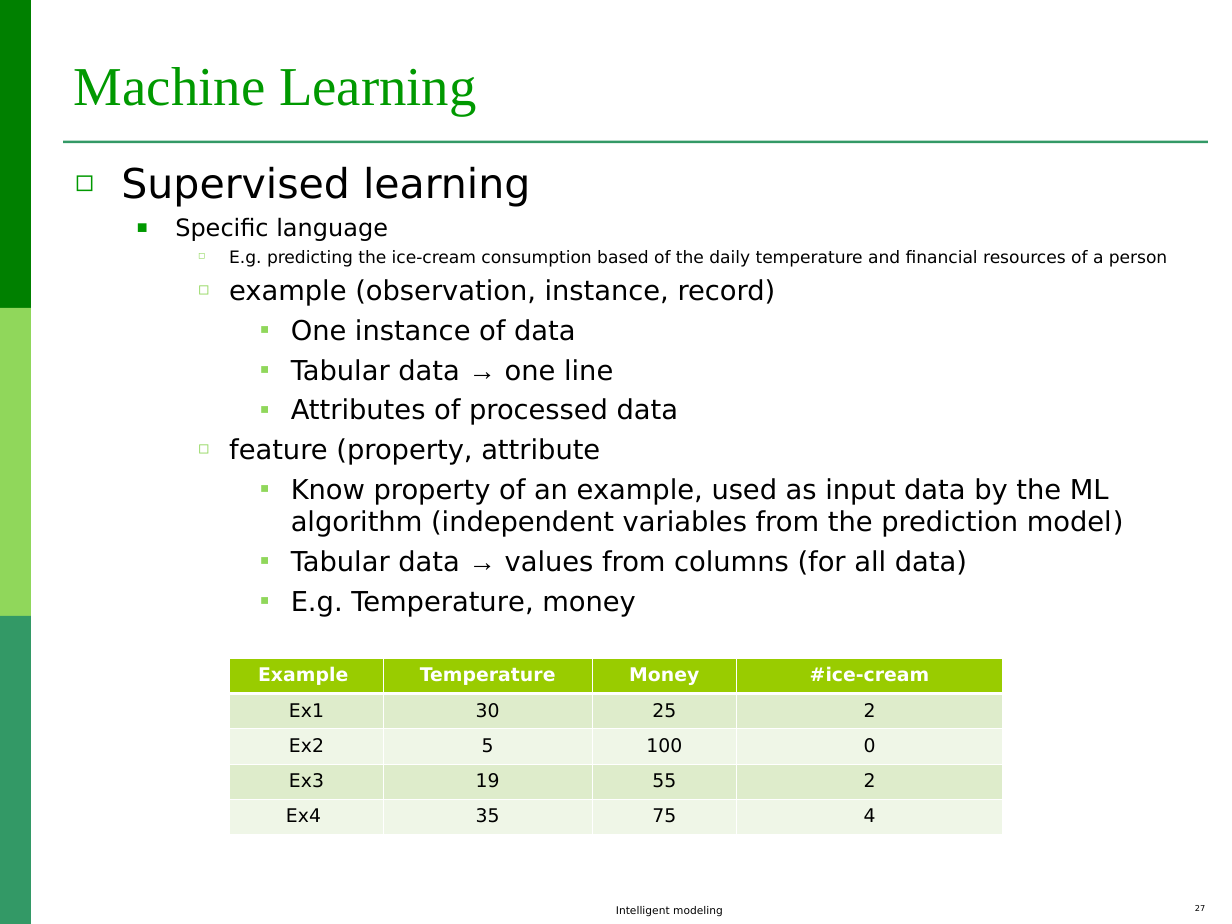
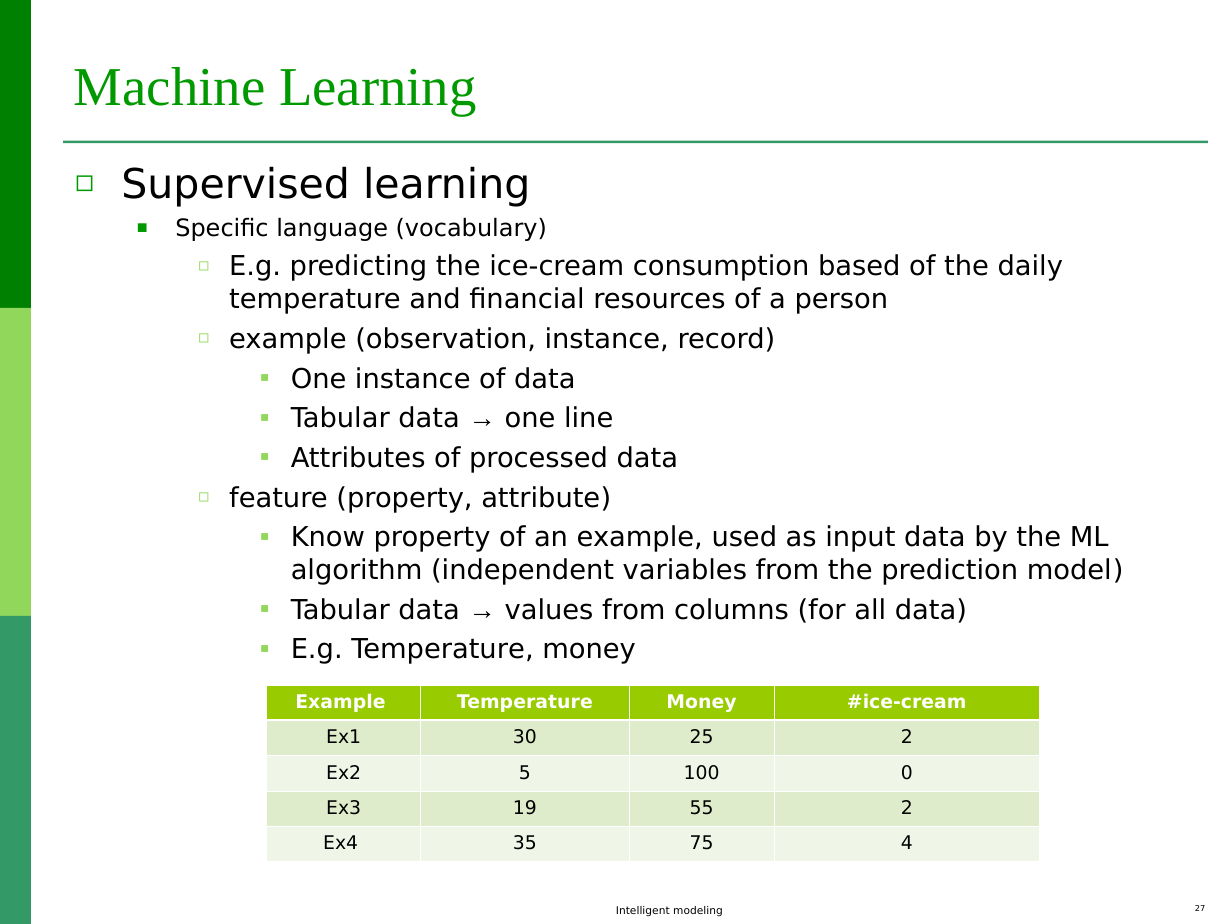
Before and after one commit to lauradiosan/DS-UBB, a slide deck: slide 27 of 2024-2025/lectures/ML_intro.ppt. Drawn at 1232x924 pixels with LibreOffice and Linux fonts; fonts in the diff are those of the drawing. Boxes give left, top, right and bottom in pixels: in the first picture for what was removed or moved away, otherwise in the second. Text is boxed around its words. In the diff, an @@ line names an element or a change of style, - is before the commit and + after.

```diff
--- a/2024-2025/lectures/ML_intro.ppt
+++ b/2024-2025/lectures/ML_intro.ppt
@@ text at (175,217,547,241): text changed @@
-  ■ Specific language
+  ■ Specific language (vocabulary)
@@ text at (229,254,1063,314): size 10 to 16 pt in "E.g. predicting the ice-cream consumption based of ..."; more space between paragraphs @@
@@ text at (229,486,611,513): text changed @@
-    ◻ feature (property, attribute
+    ◻ feature (property, attribute)
@@ table: place and size @@
-table at (229,658,1003,833)
+table at (266,685,1040,860)
```
Also in this commit, not shown: 7 other slides changed, 11 other files.
